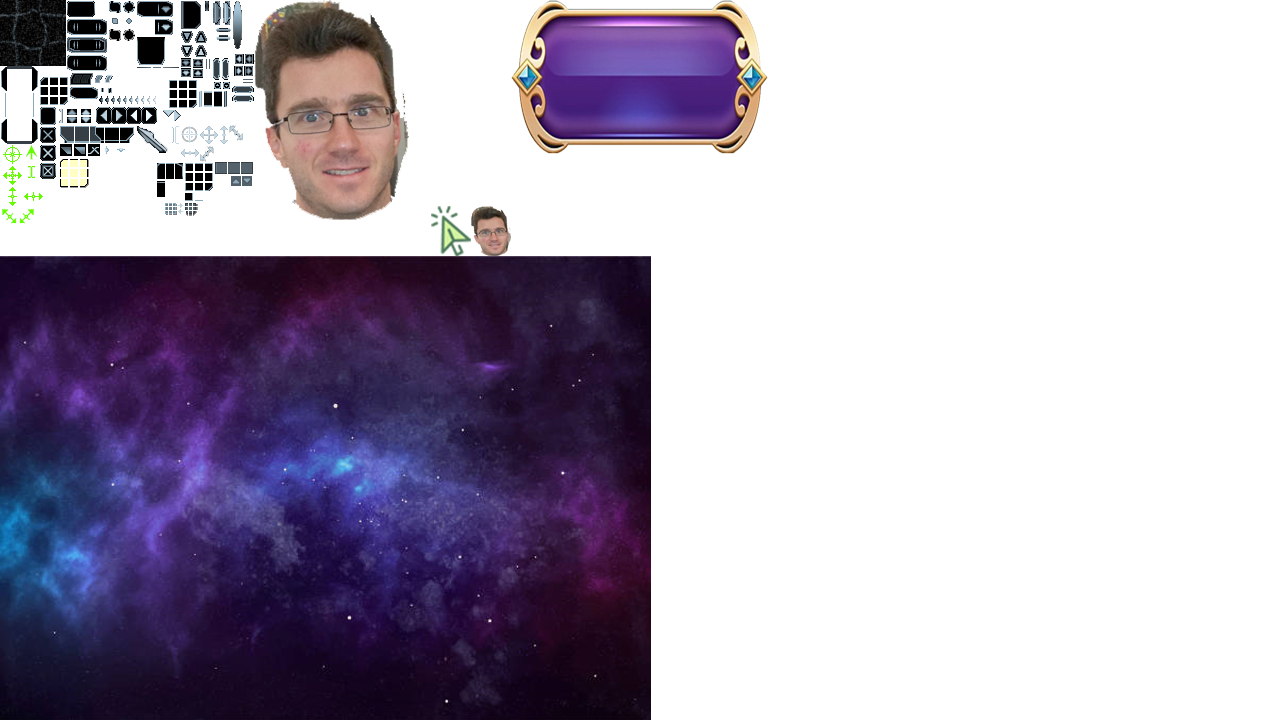
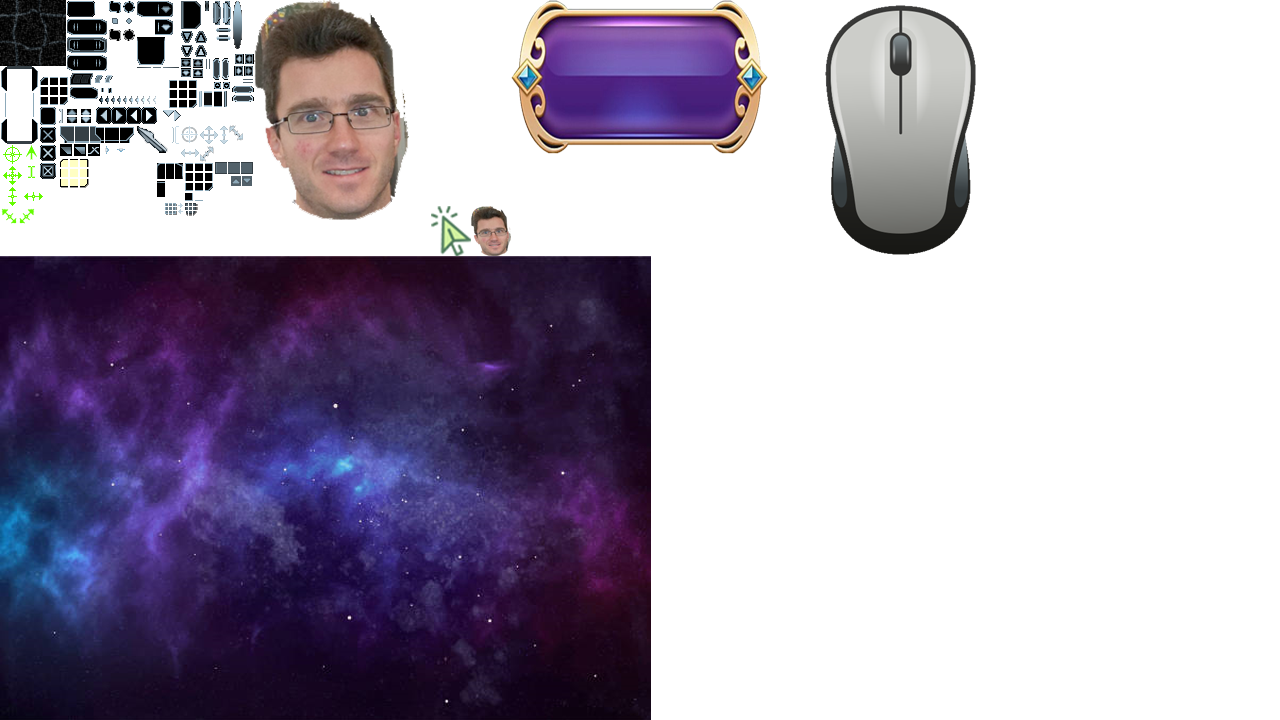
Layers edited between the first and the second 1280px x 720px image:
added layer "Mouse" (1st of 2) above "Button" over bbox(825, 5, 976, 255)
